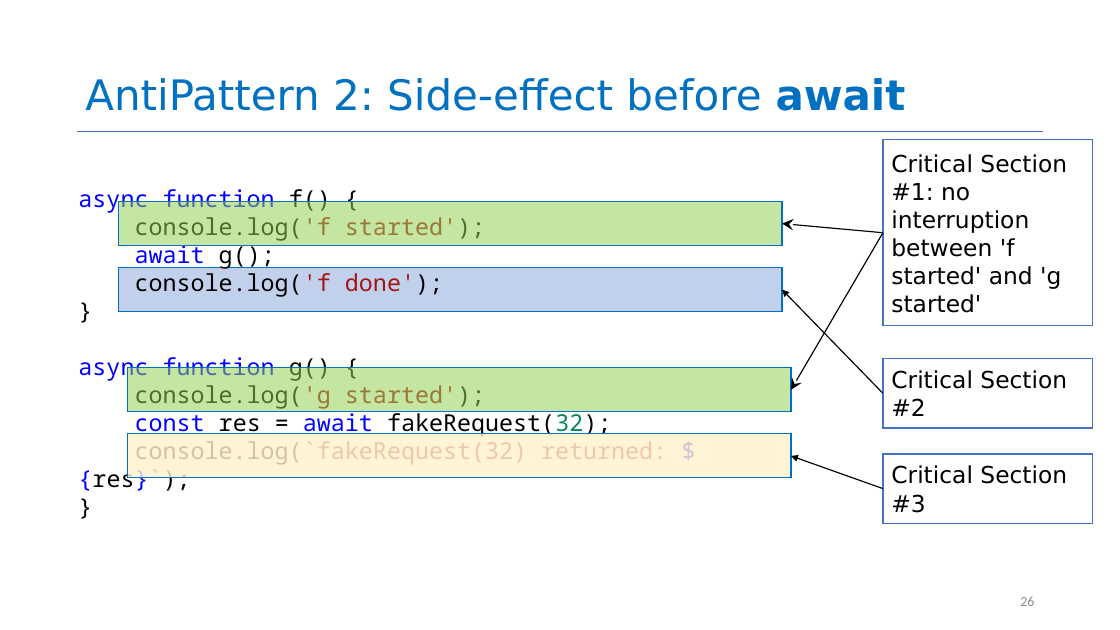
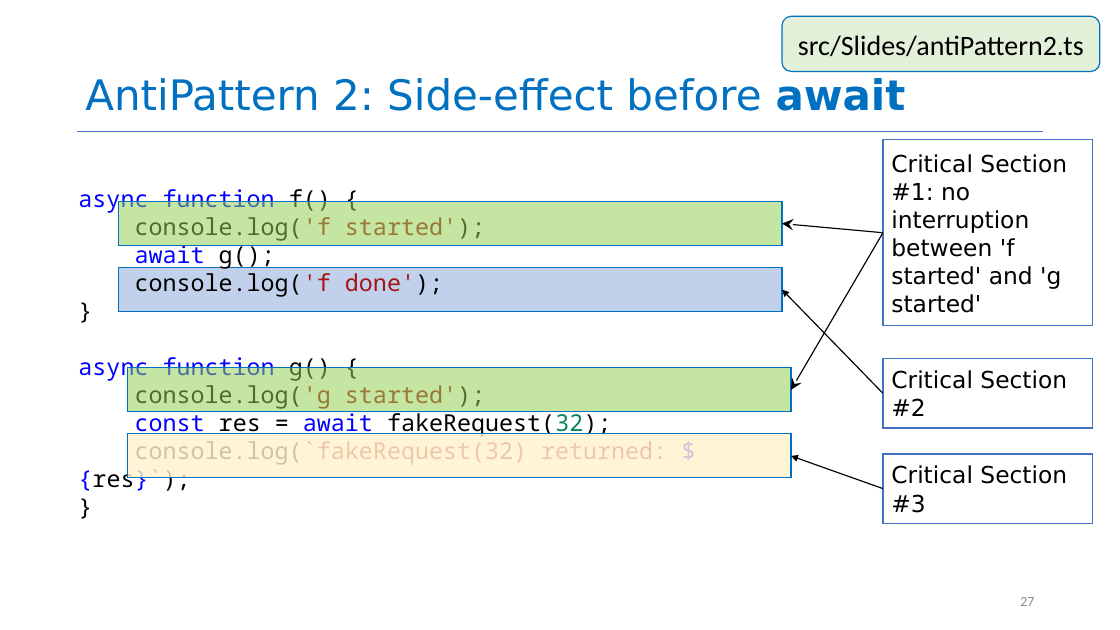
Before and after one commit to yashburshe/CS4530-Fall-2025, a slide deck: slide 27 of Slides/Module 06 Concurrency Patterns in Typescript.pptx (slide 26 before the commit). Drawn at 1120x630 pixels with LibreOffice and Linux fonts; fonts in the diff are those of the drawing. Boxes give left, top, right and bottom in pixels: in the first picture for what was removed or moved away, otherwise in the second. Text is boxed around its words. In the diff, an @@ line names an element or a change of style, - is before the commit and + after.

```diff
--- a/Slides/Module 06 Concurrency Patterns in Typescript.pptx
+++ b/Slides/Module 06 Concurrency Patterns in Typescript.pptx
@@ rounded rectangle added at (x1=782, y1=16, x2=1100, y2=71), fill #E2F0D9, outline #0070C0 1 pt, 24 pt, text #000000 @@
+src/Slides/antiPattern2.ts
@@ page number at (x1=1020, y1=597, x2=1034, y2=606): text changed @@
-26
+27
```
Also in this commit, not shown: 5 other slides changed, 1 slide added, 2 other files.
